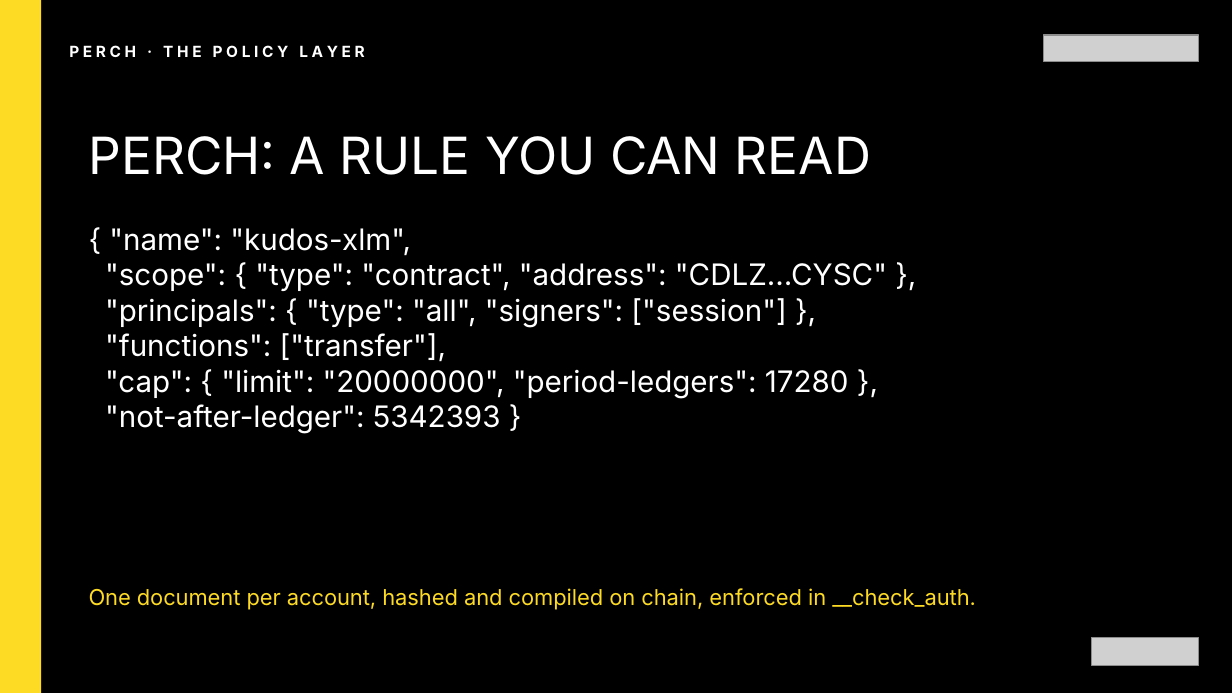
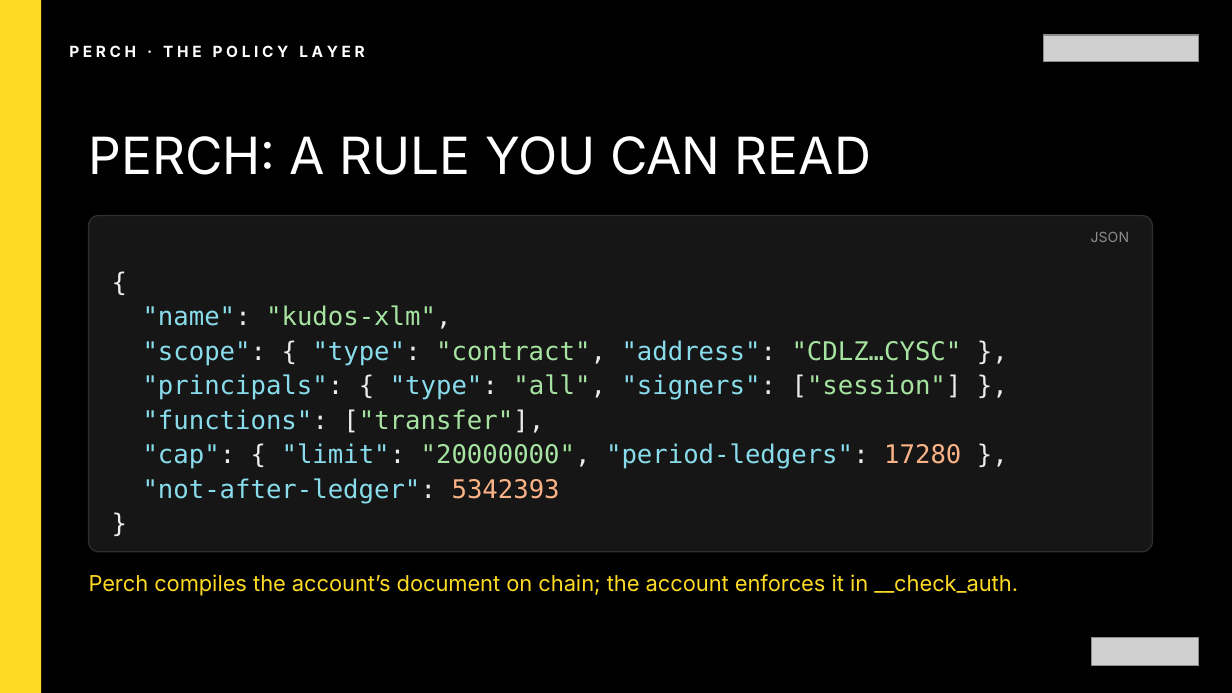
Before and after one commit to bitswell-hq/nidohq__scaffold-template, a slide deck: slide 7 of slides/dist/hack-meridian-smart-accounts.pptx. Drawn at 1232x693 pixels with LibreOffice and Linux fonts; fonts in the diff are those of the drawing; grey boxes stand for pictures. Boxes give left, top, right and bottom in pixels: in the first picture for what was removed or moved away, otherwise in the second. Text is boxed around its words. In the diff, an @@ line names an element or a change of style, - is before the commit and + after.

```diff
--- a/slides/dist/hack-meridian-smart-accounts.pptx
+++ b/slides/dist/hack-meridian-smart-accounts.pptx
@@ rounded rectangle added at (89, 216, 1153, 552), fill #161616, outline #2E2E2E 0.75 pt @@
@@ text added at (1091, 232, 1129, 242), 8.2 pt, text #8C8C8C @@
+JSON
@@ text at (143, 305, 962, 503): text changed; size 17.2 to 15 pt; font Inter to DejaVu Sans Mono; text colour #FFFFFF to #89DCEB @@
-{ "name": "kudos-xlm",
-"scope": { "type": "contract", "address": "CDLZ…CYSC" },
-"principals": { "type": "all", "signers": ["session"] },
-"functions": ["transfer"],
-"cap": { "limit": "20000000", "period-ledgers": 17280 },
-"not-after-ledger": 5342393 }
+{
+"name": "kudos-xlm",
+"scope": { "type": "contract", "address": "CDLZ…CYSC" },
+"principals": { "type": "all", "signers": ["session"] },
+"functions": ["transfer"],
+"cap": { "limit": "20000000", "period-ledgers": 17280 },
+"not-after-ledger": 5342393
+}
@@ text at (89, 574, 1018, 596): text changed @@
-One document per account, hashed and compiled on chain, enforced in __check_auth.
+Perch compiles the account’s document on chain; the account enforces it in __check_auth.
```
Also in this commit, not shown: 22 other slides changed, 6 slides added, 7 slides removed, 14 other files.
